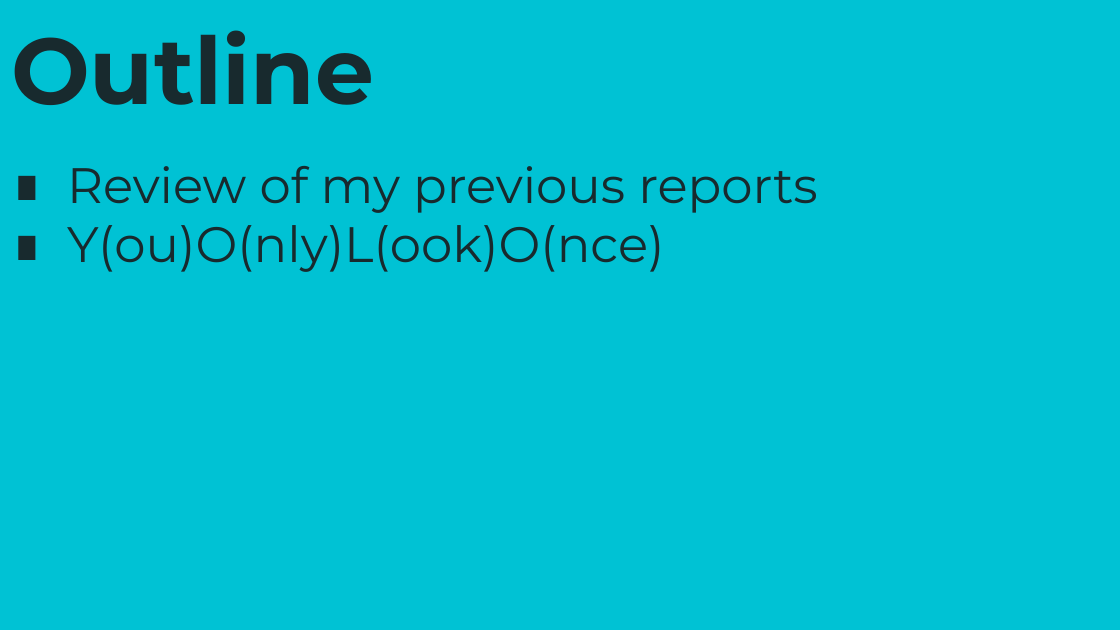
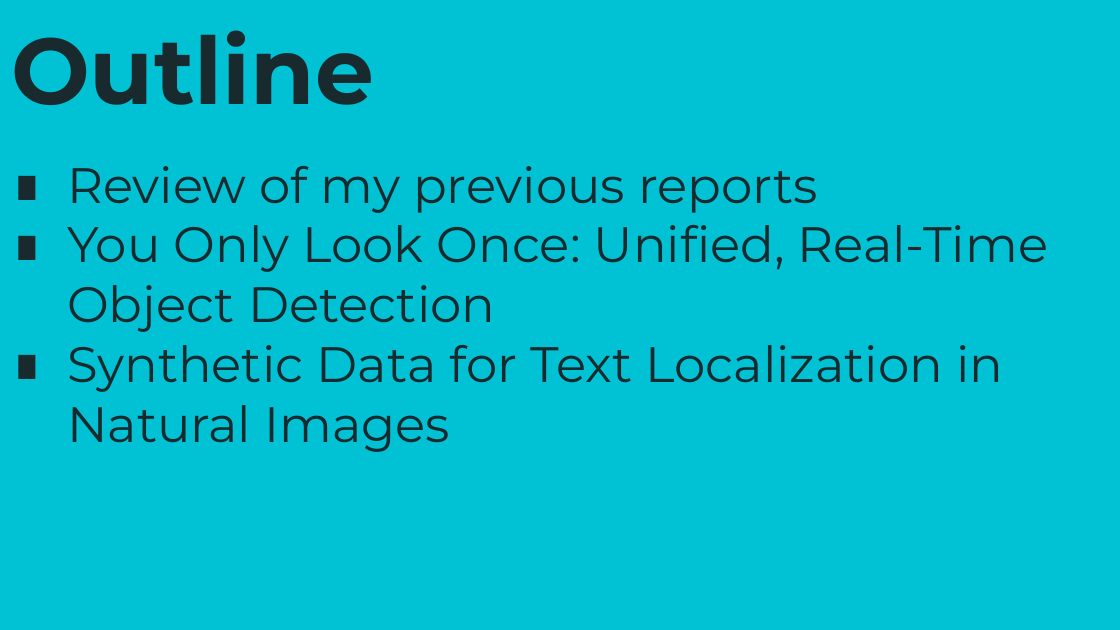
Before and after one commit to kuaitoukid/group-report, a slide deck: slide 2 of ObjectDetection.pptx. Drawn at 1120x630 pixels with LibreOffice and Linux fonts; fonts in the diff are those of the drawing; background and template pictures are left out. Boxes give left, top, right and bottom in pixels: in the first picture for what was removed or moved away, otherwise in the second. Text is boxed around its words. In the diff, an @@ line names an element or a change of style, - is before the commit and + after.

```diff
--- a/ObjectDetection.pptx
+++ b/ObjectDetection.pptx
@@ subtitle at [67, 225, 1048, 452]: text changed @@
-∎ Y(ou)O(nly)L(ook)O(nce)
+∎ You Only Look Once: Unified, Real-Time Object Detection
+∎ Synthetic Data for Text Localization in Natural Images
```
Also in this commit, not shown: 2 other slides changed, 15 slides added, 2 slides removed.
